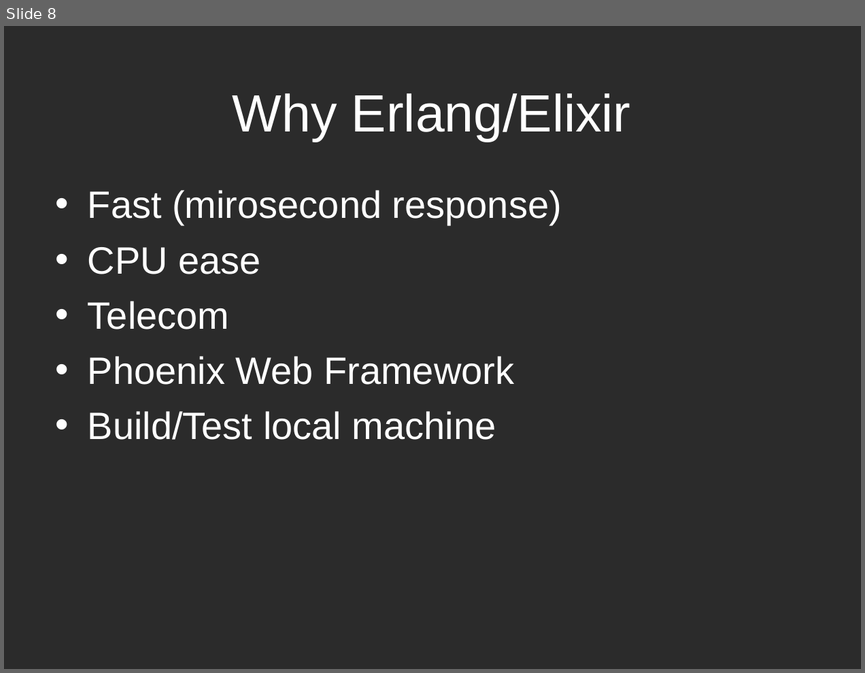
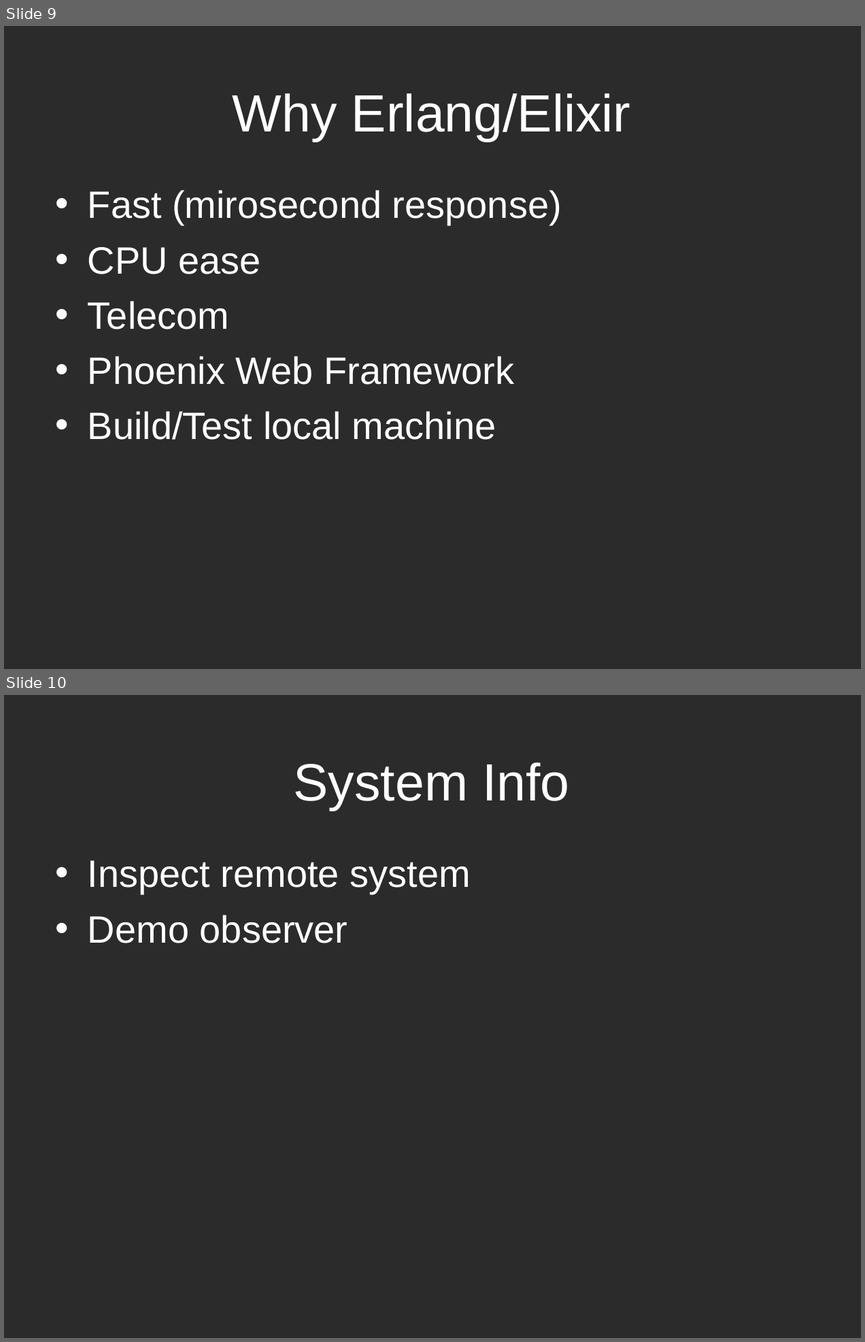
Before and after one commit to paaschpa/frankencade, a slide deck: ccc2016.ppt. Shown one above the other, each under a label of ours: slide 8 before the commit, slides 9 and 10 after it. The pictures are 865x673 and 865x1342 pixels, drawn with LibreOffice and Linux fonts; fonts in the diff are those of the drawing; background and template pictures are left out; a plain dark background stands for a picture behind light text. Boxes give left, top, right and bottom in pixels: in the first picture for what was removed or moved away, otherwise in the second. Text is boxed around its words. In the diff, an @@ line names an element or a change of style, - is before the commit and + after.

```diff
--- a/ccc2016.ppt
+++ b/ccc2016.ppt
@@ slide 10 added at bbox=[4, 695, 861, 1338], background picture (left out) @@
@@ title added at bbox=[294, 762, 569, 811], 44 pt, text #FFFFFF @@
+System Info
@@ text added at bbox=[88, 860, 470, 943], 32 pt, text #FFFFFF @@
+• Inspect remote system
+• Demo observer
@@ what was slide 8 is now slide 9 @@
```
Also in this commit, not shown: 2 slides changed, 1 other slide added, 1 other file.
